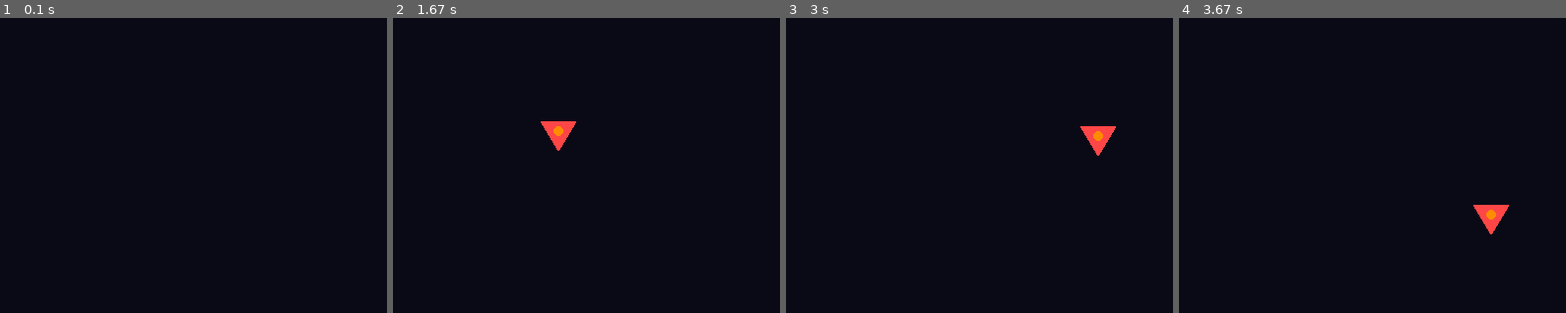
Above: before the commit, frames 1-4 (left to right).
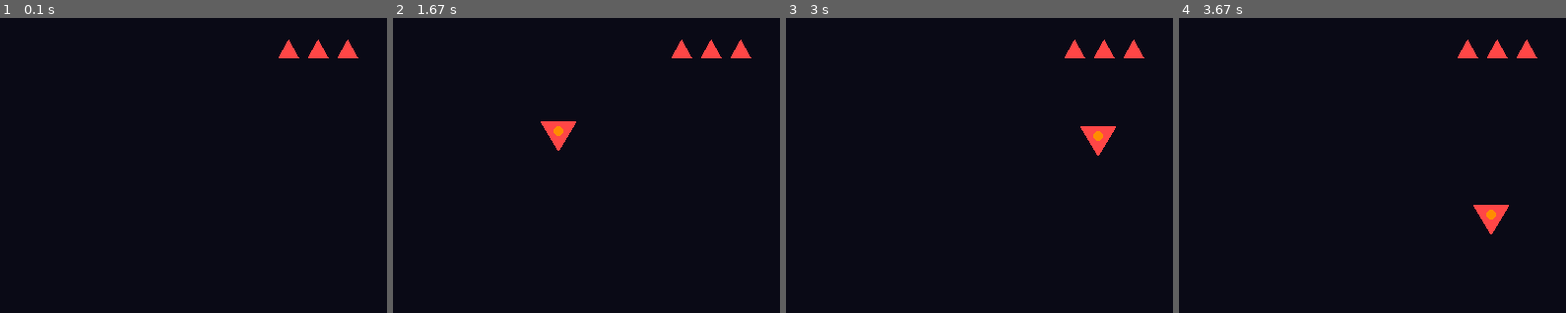
Above: after the commit, the same moments.

Repository: Folombas/PyGame2026
Game: pygame game, started from BunnyProtocol/moscowgame/main.py
Two runs of this game, one before a commit and one after it. Both use one fixed random seed, a clock stepped at 60 frames per second and the inputs below.
Inputs:
- Up to frame 1 (0.1 s): no input
- Up to frame 2 (1.67 s): tap Space at 0.33, 0.73, 1.03, 1.3, 1.6 s; hold Left 0.67-1.2 s; hold Left 1.23-1.63 s
- Up to frame 3 (3 s): hold Right 1.67-2.3 s; tap Space at 1.73, 2.03, 2.4, 2.7, 2.9 s; hold Left 2.33-2.8 s; hold Right from 2.83 s (still down)
- Up to frame 4 (3.67 s): tap Space at 3.2, 3.4 s; release Right at 3.3 s; hold Right from 3.33 s (still down)
The pictures show only the part of the screen within x 50-100%, y 0-50%; the shares and areas given below are measured in that part.

The runs differ from the first frame. In frame 1, 0.5% of the frame differs, in the area x 72-93%, y 7-14%; in frame 2, 0.5%; in frame 3, 0.5%; in frame 4, 0.5%.

Commit message:
feat: lives, game over screen and restart

Diff:
--- a/BunnyProtocol/moscowgame/game.py
+++ b/BunnyProtocol/moscowgame/game.py
@@ -10,12 +10,21 @@
         self.screen = screen
         self.clock = pygame.time.Clock()
         self.font = pygame.font.SysFont("arial", 28, bold=True)
+        self.big = pygame.font.SysFont("arial", 60, bold=True)
+        self.small = pygame.font.SysFont("arial", 20)
+        self.high_score = 0
+        self.state = "play"
+        self.reset()
+
+    def reset(self):
         self.player = Player(WIDTH // 2, HEIGHT - 60)
         self.bullets = pygame.sprite.Group()
         self.enemies = pygame.sprite.Group()
         self.score = 0
+        self.lives = START_LIVES
         self.last_shot = 0
         self.last_spawn = pygame.time.get_ticks()
+        self.state = "play"
 
     def run(self):
         running = True
@@ -29,11 +38,16 @@
         for e in pygame.event.get():
             if e.type == pygame.QUIT:
                 return False
-            if e.type == pygame.KEYDOWN and e.key == pygame.K_ESCAPE:
-                return False
+            if e.type == pygame.KEYDOWN:
+                if e.key == pygame.K_ESCAPE:
+                    return False
+                if self.state == "over" and e.key in (pygame.K_RETURN, pygame.K_SPACE):
+                    self.reset()
         return True
 
     def update(self):
+        if self.state != "play":
+            return
         now = pygame.time.get_ticks()
         keys = pygame.key.get_pressed()
         self.player.update(keys)
@@ -52,11 +66,37 @@
         for _ in pygame.sprite.groupcollide(self.enemies, self.bullets, True, True):
             self.score += 10
 
+        for _ in pygame.sprite.spritecollide(self.player, self.enemies, True):
+            if now < self.player.invulnerable_until:
+                continue
+            self.lives -= 1
+            self.player.invulnerable_until = now + 1500
+            if self.lives <= 0:
+                self.high_score = max(self.high_score, self.score)
+                self.state = "over"
+
+    def text(self, msg, font, color, center):
+        surf = font.render(msg, True, color)
+        self.screen.blit(surf, surf.get_rect(center=center))
+
     def draw(self):
         self.screen.fill(BLACK)
         self.bullets.draw(self.screen)
         self.enemies.draw(self.screen)
         self.screen.blit(self.player.image, self.player.rect)
-        hud = self.font.render(f"SCORE {self.score}", True, WHITE)
-        self.screen.blit(hud, (20, 16))
+
+        self.screen.blit(self.font.render(f"SCORE {self.score}", True, WHITE), (20, 16))
+        for i in range(self.lives):
+            x = WIDTH - 40 - i * 30
+            pygame.draw.polygon(self.screen, RED, [(x, 22), (x + 10, 40), (x - 10, 40)])
+
+        if self.state == "over":
+            overlay = pygame.Surface((WIDTH, HEIGHT), pygame.SRCALPHA)
+            overlay.fill((0, 0, 0, 170))
+            self.screen.blit(overlay, (0, 0))
+            self.text("GAME OVER", self.big, RED, (WIDTH // 2, HEIGHT // 2 - 60))
+            self.text(f"Счёт: {self.score}", self.font, WHITE, (WIDTH // 2, HEIGHT // 2 + 10))
+            self.text(f"Рекорд: {self.high_score}", self.font, YELLOW, (WIDTH // 2, HEIGHT // 2 + 50))
+            self.text("ENTER — снова", self.small, CYAN, (WIDTH // 2, HEIGHT // 2 + 110))
+
         pygame.display.flip()
